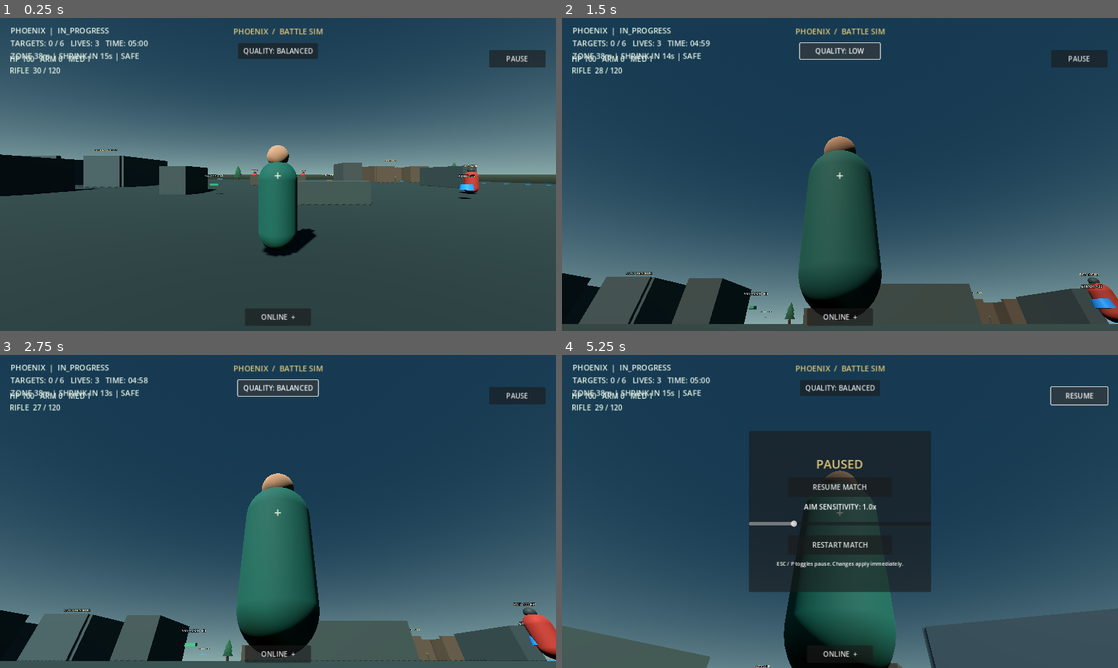
Above: before the commit, frames 1-4 (two rows, left to right).
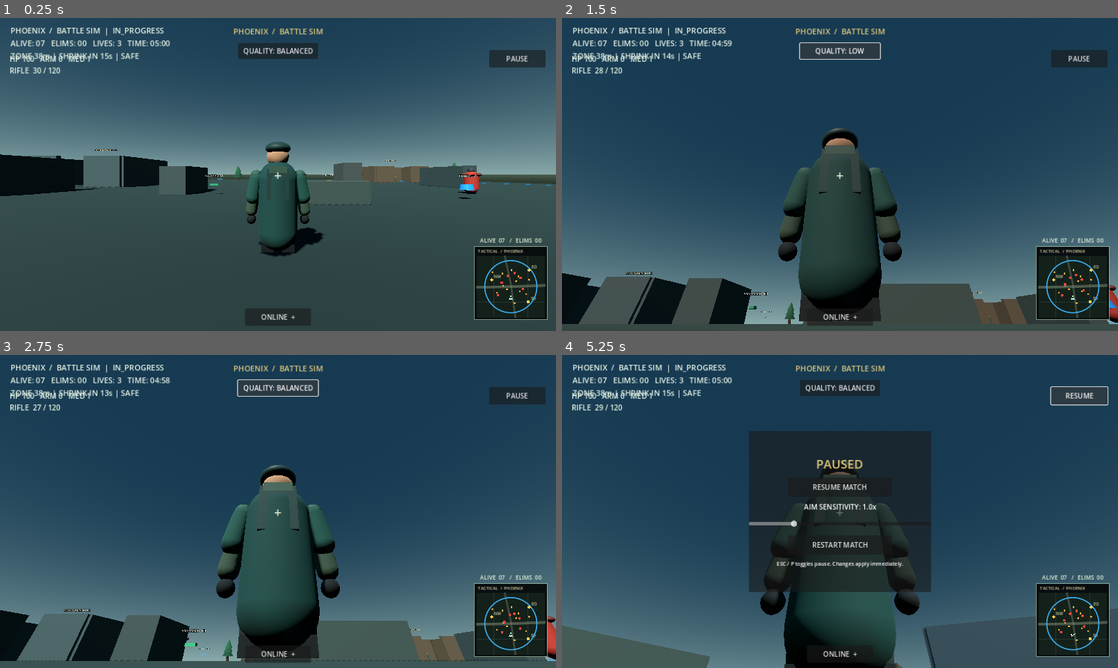
Above: after the commit, the same moments.

Repository: rannarmenu/project-phoenix-battle-royale
Game: Godot game, scene res://scenes/main.tscn
Two runs of this game, one before a commit and one after it. Both use one fixed random seed, a clock stepped at 60 frames per second and the inputs below.
Inputs (mouse positions are in pixels of both pictures, inside the frame that each line leads up to):
- Up to frame 1 (0.25 s): no input
- Up to frame 2 (1.5 s): click "QUALITY: BALANCED" at 0.5 s; click "QUALITY: HIGH" at 1.25 s
- Up to frame 3 (2.75 s): click "QUALITY: LOW" at 2 s
- Up to frame 4 (5.25 s): click "ONLINE +" at 2.75 s; move the mouse to (867, 511) at 3.52 s; hold W (move_forward) 3.53-4.25 s; tap P at 3.6 s; click (867, 511) at 3.67 s; click "RESTART MATCH" at 4.25 s; click "PAUSE" at 5 s

The runs differ from the first frame. In frame 1, 5.8% of the frame differs, in the area x 1-99%, y 3-97%; in frame 2, 6.2%; in frame 3, 10%, in the area x 1-100%, y 3-97%; in frame 4, 7.1%.
Error after the commit: Invalid assignment of property or key 'scale' with value of type 'Vector3' on a base object of type 'SphereMesh'. (res://scripts/target.gd:98)

Commit message:
Upgrade tactical character visuals and add live battle minimap

Diff:
--- a/scripts/ci_smoke_test.gd
+++ b/scripts/ci_smoke_test.gd
@@ -44,6 +44,28 @@
 		quit(1)
 		return
 	bot.set("strafe_phase", old_strafe_phase)
+
+	var minimap: Control = main_scene.find_child("TacticalMinimap", true, false) as Control
+	var combat_stats: Label = main_scene.find_child("CombatStats", true, false) as Label
+	var player_visual: Node3D = main_scene.find_child("PhoenixPlayerVisual", true, false) as Node3D
+	var third_person_weapon: Node3D = main_scene.find_child("ThirdPersonWeapon", true, false) as Node3D
+	var bot_armor: Node3D = main_scene.find_child("BotArmor", true, false) as Node3D
+	if minimap == null or minimap.get_script() == null or combat_stats == null:
+		push_error("SMOKE TEST: Tactical minimap or alive/elimination HUD was not created")
+		quit(1)
+		return
+	if player_visual == null or third_person_weapon == null:
+		push_error("SMOKE TEST: Player tactical model or third-person weapon model was not created")
+		quit(1)
+		return
+	if bot_armor == null or main_scene.find_child("BotHelmet", true, false) == null:
+		push_error("SMOKE TEST: Enemy tactical armor/helmet model was not created")
+		quit(1)
+		return
+	if not combat_stats.text.contains("ALIVE") or not combat_stats.text.contains("ELIMS"):
+		push_error("SMOKE TEST: Tactical combat stats did not show alive and eliminations")
+		quit(1)
+		return
 
 	var match_hud: Node = main_scene.get_node_or_null("GameHUD")
 	if match_hud == null:
--- a/scripts/main.gd
+++ b/scripts/main.gd
@@ -5,9 +5,12 @@
 const LootScript = preload("res://scripts/loot_pickup.gd")
 const LootCrateScript = preload("res://scripts/loot_crate.gd")
 const SafeZoneScript = preload("res://scripts/safe_zone.gd")
+const MinimapScript = preload("res://scripts/minimap.gd")
 
 var status_label: Label
 var kill_feed_label: Label
+var combat_stats_label: Label
+var tactical_minimap: Control
 var eliminated_count: int = 0
 var total_targets: int = 0
 var safe_zone: Node3D
@@ -384,6 +387,7 @@
 
 	_build_network_panel(layer)
 	_build_pause_menu(layer)
+	_build_tactical_hud(layer)
 
 	var crosshair := Label.new()
 	crosshair.text = "+"
@@ -400,6 +404,36 @@
 	crosshair.add_theme_font_size_override("font_size", 30)
 	crosshair.add_theme_color_override("font_color", Color(0.95, 0.98, 0.89, 0.9))
 	layer.add_child(crosshair)
+
+func _build_tactical_hud(layer: CanvasLayer) -> void:
+	tactical_minimap = MinimapScript.new() as Control
+	tactical_minimap.name = "TacticalMinimap"
+	tactical_minimap.anchor_left = 1.0
+	tactical_minimap.anchor_right = 1.0
+	tactical_minimap.anchor_top = 1.0
+	tactical_minimap.anchor_bottom = 1.0
+	tactical_minimap.offset_left = -188.0
+	tactical_minimap.offset_right = -20.0
+	tactical_minimap.offset_top = -194.0
+	tactical_minimap.offset_bottom = -26.0
+	tactical_minimap.z_index = 4
+	layer.add_child(tactical_minimap)
+
+	combat_stats_label = Label.new()
+	combat_stats_label.name = "CombatStats"
+	combat_stats_label.anchor_left = 1.0
+	combat_stats_label.anchor_right = 1.0
+	combat_stats_label.anchor_top = 1.0
+	combat_stats_label.anchor_bottom = 1.0
+	combat_stats_label.offset_left = -190.0
+	combat_stats_label.offset_right = -18.0
+	combat_stats_label.offset_top = -218.0
+	combat_stats_label.offset_bottom = -198.0
+	combat_stats_label.horizontal_alignment = HORIZONTAL_ALIGNMENT_CENTER
+	combat_stats_label.add_theme_font_size_override("font_size", 13)
+	combat_stats_label.add_theme_color_override("font_color", Color(0.88, 0.94, 0.84))
+	combat_stats_label.text = "ALIVE  07   /   ELIMS  00"
+	layer.add_child(combat_stats_label)
 
 func _on_target_eliminated() -> void:
 	if match_state != &"IN_PROGRESS":
@@ -977,6 +1011,12 @@
 	var player_lives: int = int(player.get("lives_remaining")) if is_instance_valid(player) else 0
 	var time_left: int = maxi(0, int(ceil(match_duration - match_elapsed)))
 	var clock_text := "%02d:%02d" % [int(time_left / 60), time_left % 60]
-	status_label.text = "PHOENIX  |  %s\nTARGETS: %d / %d   LIVES: %d   TIME: %s\n%s" % [
-		str(match_state), eliminated_count, total_targets, player_lives, clock_text, zone_text
+	var alive_count := get_tree().get_nodes_in_group("enemy_bots").size()
+	if is_instance_valid(player) and player_lives > 0:
+		alive_count += 1
+	alive_count += network_player_avatars.size()
+	status_label.text = "PHOENIX  /  BATTLE SIM  |  %s\nALIVE: %02d   ELIMS: %02d   LIVES: %d   TIME: %s\n%s" % [
+		str(match_state), alive_count, eliminated_count, player_lives, clock_text, zone_text
 	]
+	if is_instance_valid(combat_stats_label):
+		combat_stats_label.text = "ALIVE  %02d   /   ELIMS  %02d" % [alive_count, eliminated_count]
--- /dev/null
+++ b/scripts/minimap.gd
@@ -0,0 +1,108 @@
+extends Control
+
+const MAP_LIMIT: float = 45.0
+const POI_MARKERS: Array[Dictionary] = [
+	{"label": "NW", "position": Vector2(-25.0, -10.0)},
+	{"label": "EO", "position": Vector2(24.0, -24.0)},
+	{"label": "SD", "position": Vector2(23.0, 22.0)}
+]
+
+var redraw_elapsed: float = 0.0
+
+func _ready() -> void:
+	mouse_filter = Control.MOUSE_FILTER_IGNORE
+	custom_minimum_size = Vector2(168.0, 168.0)
+	queue_redraw()
+
+func _process(delta: float) -> void:
+	redraw_elapsed += delta
+	if redraw_elapsed >= 0.12:
+		redraw_elapsed = 0.0
+		queue_redraw()
+
+func _draw() -> void:
+	var panel_rect := Rect2(Vector2.ZERO, size)
+	draw_rect(panel_rect, Color(0.018, 0.035, 0.041, 0.94), true)
+	draw_rect(panel_rect, Color(0.66, 0.78, 0.68, 0.72), false, 1.4)
+
+	var map_rect := Rect2(Vector2(5.0, 21.0), Vector2(maxf(1.0, size.x - 10.0), maxf(1.0, size.y - 26.0)))
+	draw_rect(map_rect, Color(0.075, 0.13, 0.105, 0.98), true)
+
+	for grid_index in range(1, 4):
+		var x := map_rect.position.x + map_rect.size.x * float(grid_index) / 4.0
+		var y := map_rect.position.y + map_rect.size.y * float(grid_index) / 4.0
+		draw_line(Vector2(x, map_rect.position.y), Vector2(x, map_rect.end.y), Color(0.6, 0.75, 0.64, 0.15), 1.0)
+		draw_line(Vector2(map_rect.position.x, y), Vector2(map_rect.end.x, y), Color(0.6, 0.75, 0.64, 0.15), 1.0)
+
+	var main_road := PackedVector2Array([
+		_world_to_map(Vector2(-MAP_LIMIT, 1.0), map_rect),
+		_world_to_map(Vector2(0.0, 0.0), map_rect),
+		_world_to_map(Vector2(MAP_LIMIT, -2.0), map_rect)
+	])
+	draw_polyline(main_road, Color(0.48, 0.52, 0.43, 0.55), 5.0, true)
+	var cross_road := PackedVector2Array([
+		_world_to_map(Vector2(-8.0, -MAP_LIMIT), map_rect),
+		_world_to_map(Vector2(0.0, -4.0), map_rect),
+		_world_to_map(Vector2(6.0, MAP_LIMIT), map_rect)
+	])
+	draw_polyline(cross_road, Color(0.48, 0.52, 0.43, 0.42), 3.0, true)
+
+	for poi in POI_MARKERS:
+		var point: Vector2 = _world_to_map(poi["position"], map_rect)
+		draw_rect(Rect2(point - Vector2(3.0, 3.0), Vector2(6.0, 6.0)), Color(0.82, 0.72, 0.42), true)
+		draw_string(get_theme_default_font(), point + Vector2(5.0, -4.0), str(poi["label"]), HORIZONTAL_ALIGNMENT_LEFT, -1.0, 9, Color(0.91, 0.88, 0.7, 0.95))
+
+	var safe_zone := get_tree().root.find_child("SafeZone", true, false) as Node3D
+	if is_instance_valid(safe_zone) and safe_zone.has_method("get_current_radius"):
+		var pixels_per_unit: float = minf(map_rect.size.x, map_rect.size.y) / (MAP_LIMIT * 2.0)
+		var radius: float = clampf(float(safe_zone.call("get_current_radius")) * pixels_per_unit, 1.0, map_rect.size.x * 0.75)
+		draw_arc(map_rect.get_center(), radius, 0.0, TAU, 64, Color(0.24, 0.72, 1.0, 0.9), 1.5, true)
+
+	for pickup_variant in get_tree().get_nodes_in_group("loot_pickups"):
+		var pickup := pickup_variant as Node3D
+		if is_instance_valid(pickup):
+			var pickup_position := _world_to_map(Vector2(pickup.global_position.x, pickup.global_position.z), map_rect)
+			draw_circle(pickup_position, 2.0, Color(1.0, 0.73, 0.28, 0.95))
+
+	for crate_variant in get_tree().get_nodes_in_group("loot_crates"):
+		var crate := crate_variant as Node3D
+		if is_instance_valid(crate) and not bool(crate.get("opened")):
+			var crate_position := _world_to_map(Vector2(crate.global_position.x, crate.global_position.z), map_rect)
+			var diamond := PackedVector2Array([
+				crate_position + Vector2(0.0, -4.0),
+				crate_position + Vector2(4.0, 0.0),
+				crate_position + Vector2(0.0, 4.0),
+				crate_position + Vector2(-4.0, 0.0)
+			])
+			draw_colored_polygon(diamond, Color(1.0, 0.82, 0.32))
+
+	for bot_variant in get_tree().get_nodes_in_group("enemy_bots"):
+		var bot := bot_variant as Node3D
+		if is_instance_valid(bot):
+			draw_circle(_world_to_map(Vector2(bot.global_position.x, bot.global_position.z), map_rect), 3.0, Color(1.0, 0.28, 0.23))
+
+	var remote_players := get_tree().root.find_children("RemotePlayer_*", "Node3D", true, false)
+	for remote_variant in remote_players:
+		var remote := remote_variant as Node3D
+		if is_instance_valid(remote):
+			draw_circle(_world_to_map(Vector2(remote.global_position.x, remote.global_position.z), map_rect), 3.0, Color(0.3, 0.75, 1.0))
+
+	var player := get_tree().get_first_node_in_group("player") as Node3D
+	if is_instance_valid(player):
+		var player_point := _world_to_map(Vector2(player.global_position.x, player.global_position.z), map_rect)
+		var forward: Vector3 = -player.global_transform.basis.z
+		var direction := Vector2(forward.x, forward.z).normalized()
+		var tip := player_point + direction * 7.0
+		var rear := player_point - direction * 4.5
+		var side := Vector2(-direction.y, direction.x) * 4.2
+		draw_colored_polygon(PackedVector2Array([tip, rear + side, rear - side]), Color(0.78, 1.0, 0.88))
+		draw_circle(player_point, 2.0, Color(0.03, 0.12, 0.09))
+
+	draw_string(get_theme_default_font(), Vector2(8.0, 14.0), "TACTICAL  /  PHOENIX", HORIZONTAL_ALIGNMENT_LEFT, -1.0, 10, Color(0.88, 0.83, 0.65))
+
+func _world_to_map(world_position: Vector2, map_rect: Rect2) -> Vector2:
+	var normalized := (world_position + Vector2(MAP_LIMIT, MAP_LIMIT)) / (MAP_LIMIT * 2.0)
+	return Vector2(
+		map_rect.position.x + clampf(normalized.x, 0.0, 1.0) * map_rect.size.x,
+		map_rect.position.y + clampf(normalized.y, 0.0, 1.0) * map_rect.size.y
+	)
--- a/scripts/player.gd
+++ b/scripts/player.gd
@@ -20,6 +20,8 @@
 var touch_look_sensitivity: float = 0.003
 const JOYSTICK_RADIUS := 88.0
 
+var player_visual_root: Node3D
+var third_person_weapon: Node3D
 var camera: Camera3D
 var camera_pivot: Node3D
 var spring_arm: SpringArm3D
@@ -78,6 +80,10 @@
 	collision.position.y = 0.93
 	add_child(collision)
 
+	player_visual_root = Node3D.new()
+	player_visual_root.name = "PhoenixPlayerVisual"
+	add_child(player_visual_root)
+
 	var body := MeshInstance3D.new()
 	body.name = "PhoenixPlayerBody"
 	var body_mesh := CapsuleMesh.new()
@@ -86,10 +92,10 @@
 	body.mesh = body_mesh
 	body.position.y = 0.93
 	var body_material := StandardMaterial3D.new()
-	body_material.albedo_color = Color(0.09, 0.36, 0.29)
-	body_material.roughness = 0.8
+	body_material.albedo_color = Color(0.10, 0.25, 0.22)
+	body_material.roughness = 0.86
 	body.material_override = body_material
-	add_child(body)
+	player_visual_root.add_child(body)
 
 	var head := MeshInstance3D.new()
 	head.name = "PhoenixPlayerHead"
@@ -100,8 +106,111 @@
 	head.position.y = 1.92
 	var head_material := StandardMaterial3D.new()
 	head_material.albedo_color = Color(0.72, 0.52, 0.38)
+	head_material.roughness = 0.9
 	head.material_override = head_material
-	add_child(head)
+	player_visual_root.add_child(head)
+
+	var helmet := MeshInstance3D.new()
+	helmet.name = "CombatHelmet"
+	var helmet_mesh := SphereMesh.new()
+	helmet_mesh.radius = 0.255
+	helmet_mesh.height = 0.36
+	helmet.mesh = helmet_mesh
+	helmet.scale = Vector3(1.0, 0.72, 1.06)
+	helmet.position = Vector3(0.0, 2.075, 0.015)
+	var helmet_material := StandardMaterial3D.new()
+	helmet_material.albedo_color = Color(0.13, 0.23, 0.2)
+	helmet_material.metallic = 0.12
+	helmet_material.roughness = 0.58
+	helmet.material_override = helmet_material
+	player_visual_root.add_child(helmet)
+
+	_add_model_box(player_visual_root, "HelmetVisor", Vector3(0.30, 0.065, 0.075), Vector3(0.0, 1.995, -0.19), Color(0.035, 0.065, 0.064), 0.35)
+	_add_model_box(player_visual_root, "ChestArmor", Vector3(0.56, 0.61, 0.235), Vector3(0.0, 1.27, -0.14), Color(0.16, 0.28, 0.23), 0.18)
+	_add_model_box(player_visual_root, "ChestArmorPlate", Vector3(0.34, 0.23, 0.045), Vector3(0.0, 1.37, -0.27), Color(0.27, 0.38, 0.31), 0.28)
+	_add_model_box(player_visual_root, "CombatBelt", Vector3(0.53, 0.105, 0.28), Vector3(0.0, 0.94, -0.015), Color(0.19, 0.17, 0.12), 0.1)
+	_add_model_box(player_visual_root, "LeftUtilityPouch", Vector3(0.14, 0.17, 0.105), Vector3(-0.18, 1.12, -0.285), Color(0.35, 0.31, 0.21), 0.04)
+	_add_model_box(player_visual_root, "RightUtilityPouch", Vector3(0.14, 0.17, 0.105), Vector3(0.18, 1.12, -0.285), Color(0.35, 0.31, 0.21), 0.04)
+	_add_model_box(player_visual_root, "TacticalBackpack", Vector3(0.42, 0.58, 0.23), Vector3(0.0, 1.36, 0.255), Color(0.12, 0.22, 0.19), 0.08)
+	_add_model_box(player_visual_root, "BackpackTopFlap", Vector3(0.34, 0.13, 0.25), Vector3(0.0, 1.64, 0.25), Color(0.21, 0.31, 0.24), 0.05)
+
+	_add_model_capsule(player_visual_root, "LeftUpperArm", 0.145, 0.66, Vector3(-0.47, 1.28, -0.015), Color(0.12, 0.29, 0.24), Vector3(0.0, 0.0, -12.0))
+	_add_model_capsule(player_visual_root, "RightUpperArm", 0.145, 0.66, Vector3(0.47, 1.28, -0.015), Color(0.12, 0.29, 0.24), Vector3(0.0, 0.0, 12.0))
+	_add_model_capsule(player_visual_root, "LeftForearm", 0.12, 0.43, Vector3(-0.53, 0.91, -0.09), Color(0.23, 0.29, 0.22), Vector3(0.0, 0.0, -9.0))
+	_add_model_capsule(player_visual_root, "RightForearm", 0.12, 0.43, Vector3(0.53, 0.91, -0.09), Color(0.23, 0.29, 0.22), Vector3(0.0, 0.0, 9.0))
+	_add_model_capsule(player_visual_root, "LeftGlove", 0.105, 0.20, Vector3(-0.55, 0.63, -0.1), Color(0.07, 0.09, 0.08))
+	_add_model_capsule(player_visual_root, "RightGlove", 0.105, 0.20, Vector3(0.55, 0.63, -0.1), Color(0.07, 0.09, 0.08))
+
+	_add_model_sphere(player_visual_root, "LeftShoulderPad", Vector3(0.24, 0.19, 0.25), Vector3(-0.44, 1.55, -0.025), Color(0.22, 0.34, 0.27))
+	_add_model_sphere(player_visual_root, "RightShoulderPad", Vector3(0.24, 0.19, 0.25), Vector3(0.44, 1.55, -0.025), Color(0.22, 0.34, 0.27))
+
+	_add_model_capsule(player_visual_root, "LeftLeg", 0.16, 0.77, Vector3(-0.19, 0.47, 0.025), Color(0.19, 0.23, 0.19))
+	_add_model_capsule(player_visual_root, "RightLeg", 0.16, 0.77, Vector3(0.19, 0.47, 0.025), Color(0.19, 0.23, 0.19))
+	_add_model_box(player_visual_root, "LeftCombatBoot", Vector3(0.25, 0.16, 0.40), Vector3(-0.2, 0.105, -0.055), Color(0.07, 0.085, 0.075), 0.12)
+	_add_model_box(player_visual_root, "RightCombatBoot", Vector3(0.25, 0.16, 0.40), Vector3(0.2, 0.105, -0.055), Color(0.07, 0.085, 0.075), 0.12)
+
+	third_person_weapon = Node3D.new()
+	third_person_weapon.name = "ThirdPersonWeapon"
+	third_person_weapon.position = Vector3(0.44, 1.24, -0.2)
+	third_person_weapon.rotation_degrees = Vector3(-3.0, 0.0, 10.0)
+	player_visual_root.add_child(third_person_weapon)
+	_add_model_box(third_person_weapon, "RifleReceiver", Vector3(0.13, 0.13, 0.46), Vector3(0.0, 0.0, -0.23), Color(0.06, 0.085, 0.08), 0.52)
+	_add_model_box(third_person_weapon, "RifleHandguard", Vector3(0.12, 0.11, 0.24), Vector3(0.0, 0.0, -0.49), Color(0.12, 0.15, 0.13), 0.3)
+	_add_model_box(third_person_weapon, "RifleStock", Vector3(0.11, 0.105, 0.22), Vector3(0.0, 0.0, 0.09), Color(0.16, 0.19, 0.16), 0.12)
+	_add_model_box(third_person_weapon, "RifleMagazine", Vector3(0.095, 0.22, 0.12), Vector3(0.0, -0.14, -0.19), Color(0.1, 0.13, 0.12), 0.44)
+	_add_model_box(third_person_weapon, "RifleBarrel", Vector3(0.055, 0.055, 0.28), Vector3(0.0, 0.0, -0.72), Color(0.035, 0.05, 0.048), 0.78)
+
+func _add_model_box(parent: Node3D, part_name: String, dimensions: Vector3, local_position: Vector3, tint: Color, metallic: float = 0.0) -> MeshInstance3D:
+	var part := MeshInstance3D.new()
+	part.name = part_name
+	var part_mesh := BoxMesh.new()
+	part_mesh.size = dimensions
+	part.mesh = part_mesh
+	part.position = local_position
+	var part_material := StandardMaterial3D.new()
+	part_material.albedo_color = tint
+	part_material.metallic = metallic
+	part_material.roughness = 0.72
+	part.material_override = part_material
+	parent.add_child(part)
+	return part
+
+func _add_model_capsule(parent: Node3D, part_name: String, radius: float, height: float, local_position: Vector3, tint: Color, part_rotation: Vector3 = Vector3.ZERO) -> MeshInstance3D:
+	var part := MeshInstance3D.new()
+	part.name = part_name
+	var part_mesh := CapsuleMesh.new()
+	part_mesh.radius = radius
+	part_mesh.height = height
+	part_mesh.radial_segments = 10
+	part_mesh.rings = 4
+	part.mesh = part_mesh
+	part.position = local_position
+	part.rotation_degrees = part_rotation
+	var part_material := StandardMaterial3D.new()
+	part_material.albedo_color = tint
+	part_material.roughness = 0.86
+	part.material_override = part_material
+	parent.add_child(part)
+	return part
+
+func _add_model_sphere(parent: Node3D, part_name: String, dimensions: Vector3, local_position: Vector3, tint: Color) -> MeshInstance3D:
+	var part := MeshInstance3D.new()
+	part.name = part_name
+	var part_mesh := SphereMesh.new()
+	part_mesh.radius = 0.5
+	part_mesh.height = 1.0
+	part_mesh.radial_segments = 12
+	part_mesh.rings = 6
+	part.mesh = part_mesh
+	part.scale = dimensions
+	part.position = local_position
+	var part_material := StandardMaterial3D.new()
+	part_material.albedo_color = tint
+	part_material.metallic = 0.08
+	part_material.roughness = 0.72
+	part.material_override = part_material
+	parent.add_child(part)
+	return part
 
 func _make_camera_and_weapon() -> void:
 	camera_pivot = Node3D.new()
@@ -363,9 +472,8 @@
 	camera.position = Vector3(0.0, 0.0, 0.08) if first_person else Vector3(0.48, 0.0, 0.0)
 	camera.fov = 82.0 if first_person else 74.0
 	weapon.visible = first_person
-	for node in get_children():
-		if node is MeshInstance3D and node.name in ["PhoenixPlayerBody", "PhoenixPlayerHead"]:
-			node.visible = not first_person
+	if is_instance_valid(player_visual_root):
+		player_visual_root.visible = not first_person
 
 func _toggle_mobile_sprint() -> void:
 	mobile_sprint_active = not mobile_sprint_active
--- a/scripts/target.gd
+++ b/scripts/target.gd
@@ -62,6 +62,76 @@
 	head_mesh_node.material_override = head_material
 	add_child(head_mesh_node)
 
+	var armor_plate := MeshInstance3D.new()
+	armor_plate.name = "BotArmor"
+	var armor_mesh := BoxMesh.new()
+	armor_mesh.size = Vector3(0.57, 0.57, 0.24)
+	armor_plate.mesh = armor_mesh
+	armor_plate.position = Vector3(0.0, 1.22, -0.13)
+	var armor_material := StandardMaterial3D.new()
+	armor_material.albedo_color = Color(0.29, 0.18, 0.14)
+	armor_material.metallic = 0.22
+	armor_material.roughness = 0.68
+	armor_plate.material_override = armor_material
+	add_child(armor_plate)
+
+	for side in [-1.0, 1.0]:
+		var shoulder := MeshInstance3D.new()
+		shoulder.name = "BotShoulder_%s" % ("L" if side < 0.0 else "R")
+		var shoulder_mesh := SphereMesh.new()
+		shoulder_mesh.radius = 0.22
+		shoulder_mesh.height = 0.34
+		shoulder.mesh = shoulder_mesh
+		shoulder.scale = Vector3(1.0, 0.8, 1.0)
+		shoulder.position = Vector3(side * 0.43, 1.54, -0.035)
+		var shoulder_material := StandardMaterial3D.new()
+		shoulder_material.albedo_color = Color(0.42, 0.16, 0.12)
+		shoulder_material.roughness = 0.65
+		shoulder.material_override = shoulder_material
+		add_child(shoulder)
+
+	var helmet := MeshInstance3D.new()
+	helmet.name = "BotHelmet"
+	var helmet_mesh := SphereMesh.new()
+	helmet_mesh.radius = 0.25
+	helmet_mesh.height = 0.32
+	helmet_mesh.scale = Vector3(1.0, 0.72, 1.05)
+	helmet.mesh = helmet_mesh
+	helmet.position = Vector3(0.0, 2.02, 0.015)
+	var helmet_material := StandardMaterial3D.new()
+	helmet_material.albedo_color = Color(0.16, 0.19, 0.19)
+	helmet_material.metallic = 0.28
+	helmet_material.roughness = 0.5
+	helmet.material_override = helmet_material
+	add_child(helmet)
+
+	var visor := MeshInstance3D.new()
+	visor.name = "BotVisor"
+	var visor_mesh := BoxMesh.new()
+	visor_mesh.size = Vector3(0.29, 0.065, 0.055)
+	visor.mesh = visor_mesh
+	visor.position = Vector3(0.0, 1.94, -0.19)
+	var visor_material := StandardMaterial3D.new()
+	visor_material.albedo_color = Color(0.52, 0.12, 0.075)
+	visor_material.emission_enabled = true
+	visor_material.emission = Color(0.25, 0.025, 0.01)
+	visor_material.emission_energy_multiplier = 0.45
+	visor_material.shading_mode = BaseMaterial3D.SHADING_MODE_UNSHADED
+	visor.material_override = visor_material
+	add_child(visor)
+
+	var belt := MeshInstance3D.new()
+	belt.name = "BotUtilityBelt"
+	var belt_mesh := BoxMesh.new()
+	belt_mesh.size = Vector3(0.54, 0.11, 0.27)
+	belt.mesh = belt_mesh
+	belt.position = Vector3(0.0, 0.92, -0.015)
+	var belt_material := StandardMaterial3D.new()
+	belt_material.albedo_color = Color(0.13, 0.12, 0.11)
+	belt_material.metallic = 0.12
+	belt.material_override = belt_material
+	add_child(belt)
+
 	health_label = Label3D.new()
 	health_label.text = "BOT  %d HP" % int(health)
 	health_label.position = Vector3(0.0, 2.25, 0.0)
Not shown, changed: docs/DEVELOPMENT_ROADMAP.md
